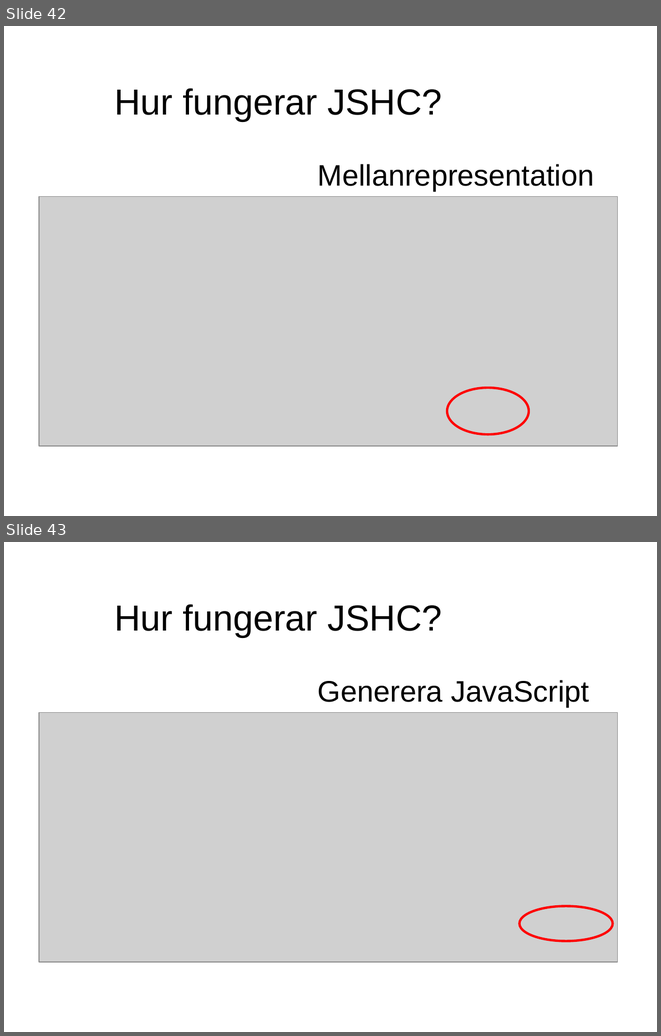
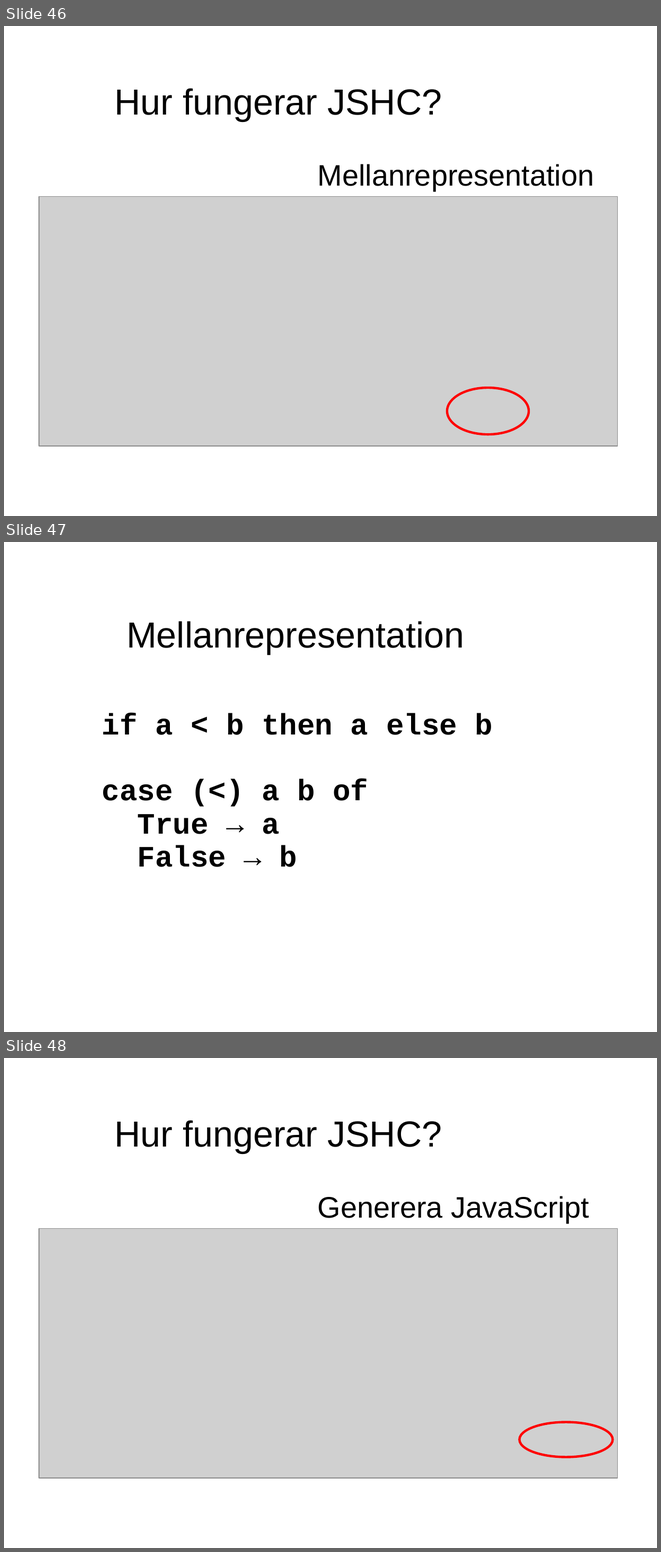
Before and after one commit to evilcandybag/JSHC, a slide deck: report/presentation.ppt. Shown one above the other, each under a label of ours: slides 42 and 43 before the commit, slides 46, 47 and 48 after it. The pictures are 661x1036 and 661x1552 pixels, drawn with LibreOffice and Linux fonts; fonts in the diff are those of the drawing; grey boxes stand for pictures. Boxes give left, top, right and bottom in pixels: in the first picture for what was removed or moved away, otherwise in the second. Text is boxed around its words. In the diff, an @@ line names an element or a change of style, - is before the commit and + after.

```diff
--- a/report/presentation.ppt
+++ b/report/presentation.ppt
@@ slide 47 added at box(4, 542, 657, 1032), background #FFFFFF @@
@@ text added at box(126, 621, 464, 654), 44 pt, text #000000 @@
+Mellanrepresentation
@@ text added at box(102, 713, 493, 867), 36 pt, text #000000, bold @@
+if a < b then a else b
+case (<) a b of
+True → a
+False → b
@@ what was slide 42 is now slide 46 @@
@@ what was slide 43 is now slide 48 @@
```
Also in this commit, not shown: 13 slides changed, 8 other slides added, 1 slide removed, 2 other files.
